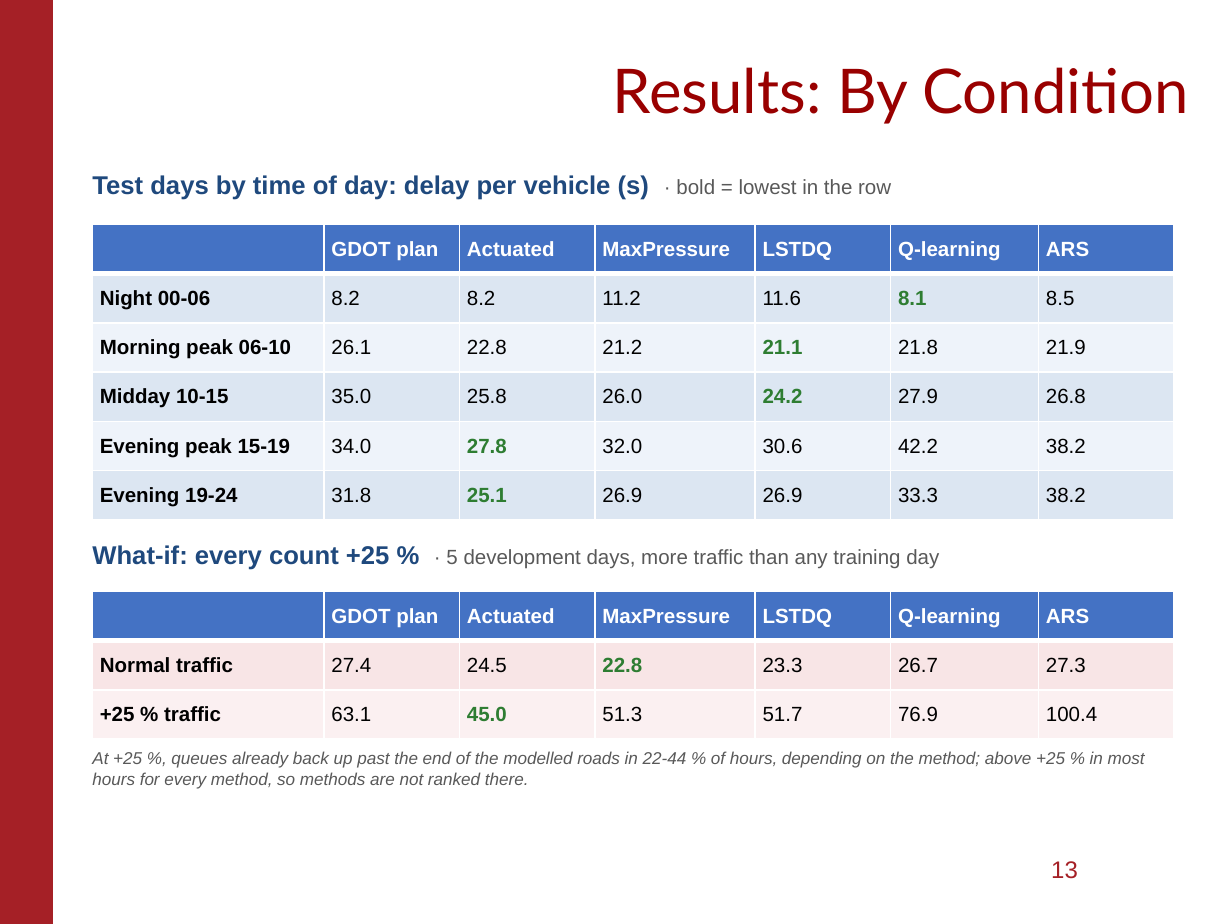
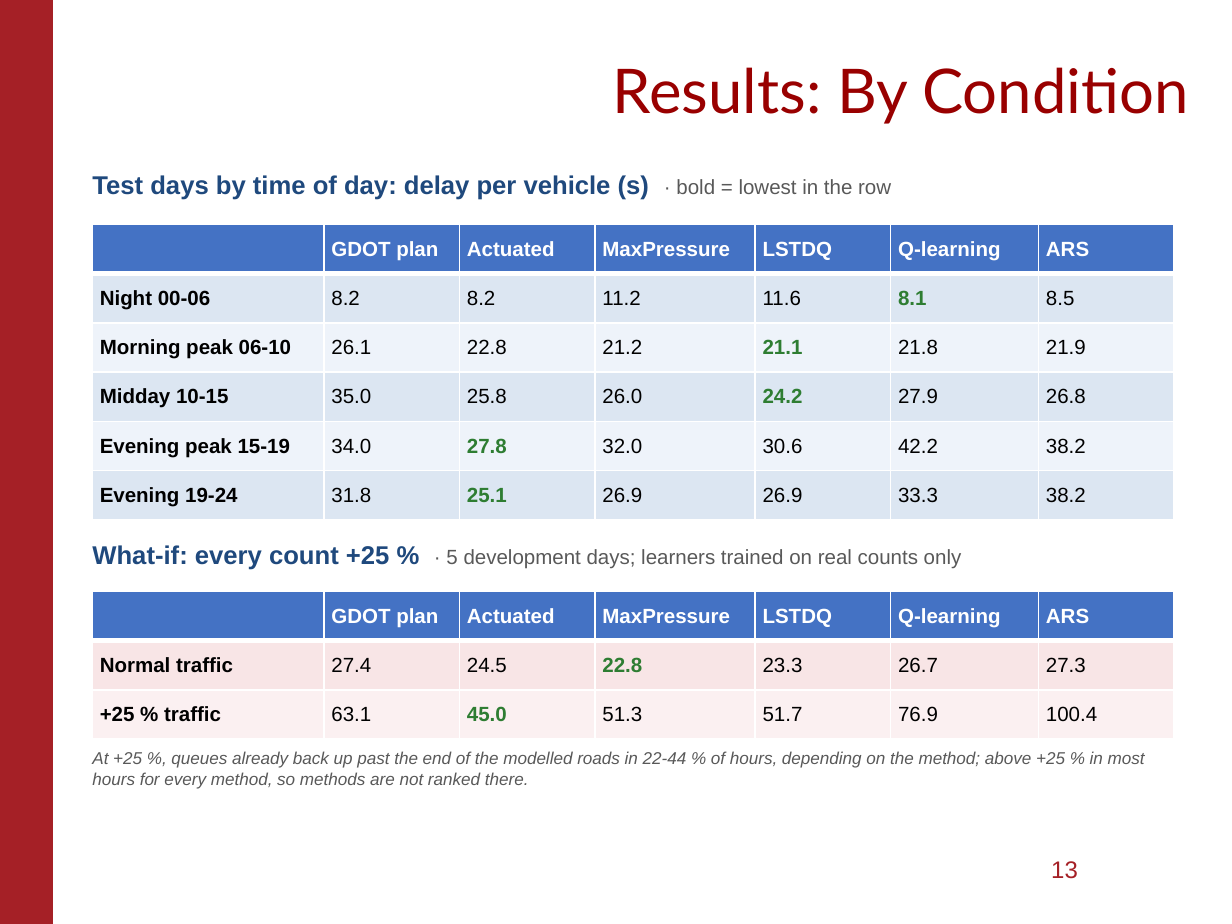
Before and after one commit to AndyMalela/gdot-dataset-conversion, a slide deck: slide 13 of presentation/eSocLab_Midterm-v3.pptx. Drawn at 1232x924 pixels with LibreOffice and Linux fonts; fonts in the diff are those of the drawing; background and template pictures are left out. Boxes give left, top, right and bottom in pixels: in the first picture for what was removed or moved away, otherwise in the second. Text is boxed around its words. In the diff, an @@ line names an element or a change of style, - is before the commit and + after.

```diff
--- a/presentation/eSocLab_Midterm-v3.pptx
+++ b/presentation/eSocLab_Midterm-v3.pptx
@@ text at (x1=92, y1=545, x2=962, y2=570): text changed @@
-What-if: every count +25 % · 5 development days, more traffic than any training day
+What-if: every count +25 % · 5 development days; learners trained on real counts only
```
Also in this commit, not shown: 1 other file.
